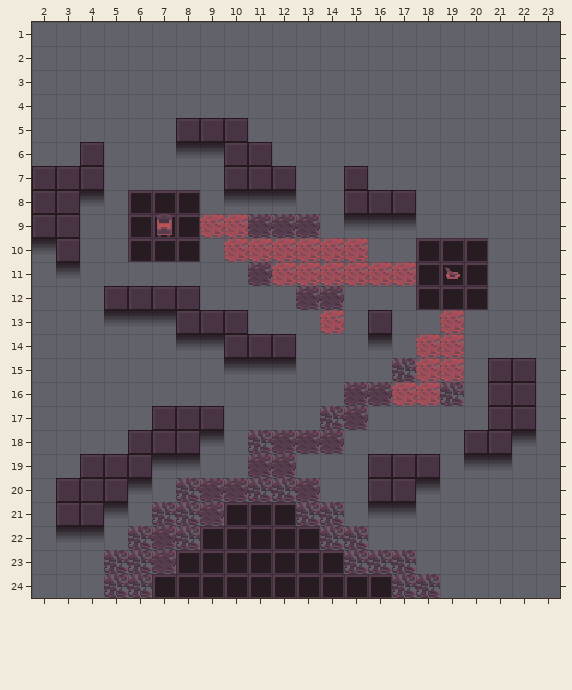
Two states of a Tiled map, DontLetGo/Content/Tiled/Level4.tmx. This is how it looked before the edit.
Cells are 16x16 px. Shown: x 2..23, y 1..24.
Now the later version:
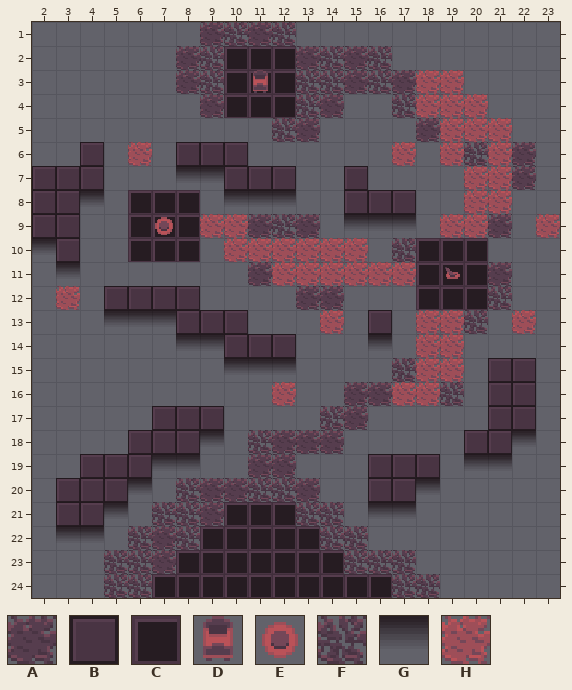
Key: from "Tileset": A 0, B 1, C 2, D 3, E 4, F 8, G 9, H 16.
_ is an empty cell.
Tiles of an added or newly shown layer are drawn over the layers below it.
See-through tiles are keyed as they look on the map.
Commit message: made level 4 more interesting
The exact change:
Layer "Ground":
The author put tile A in row 1 at x 9 and 11; in row 2 at x 8, 13 and 15; in row 3 at x 8, 15 and 17; in row 4 at x 9 and 14; in row 5 at x 13 and 18; in rows 6 to 7 at x 22.
The author put tile A in row 9 at x 21; in row 11 at x 21.
Tile G becomes tile B in row 6 at x 8 to 9.
The author put tile C in rows 2 to 4 at x 10 to 12.
Tile A becomes tile F in row 9 at x 12.
The author put tile F in row 1 at x 10 and 12; in row 2 at x 9, 14 and 16; in row 3 at x 9, 13 to 14 and 16; in row 4 at x 13 and 17; in row 5 at x 12; in row 6 at x 20.
The author put tile F in row 10 at x 17; in row 12 at x 21; in row 13 at x 20.
The author put tile G in row 7 at x 8 to 9.
The author cleared tile B in row 5 at x 8 to 10; in row 6 at x 11.
Layer "SwitchOff":
The author put tile H in row 3 at x 18 to 19; in row 4 at x 18 and 20; in row 5 at x 19 to 20; in row 8 at x 20; in row 9 at x 19 to 20 and 23; in row 13 at x 18 and 22.
The author put tile H in row 16 at x 12.
Layer "ButtonPath" (added):
The author put tile H in row 4 at x 19; in row 5 at x 21; in row 6 at x 6, 17, 19 and 21; in row 7 at x 20 to 21; in row 8 at x 21; in row 12 at x 3.
Layer "Stuff":
The author put tile D in row 3 at x 11.
Tile D becomes tile E in row 9 at x 7.
